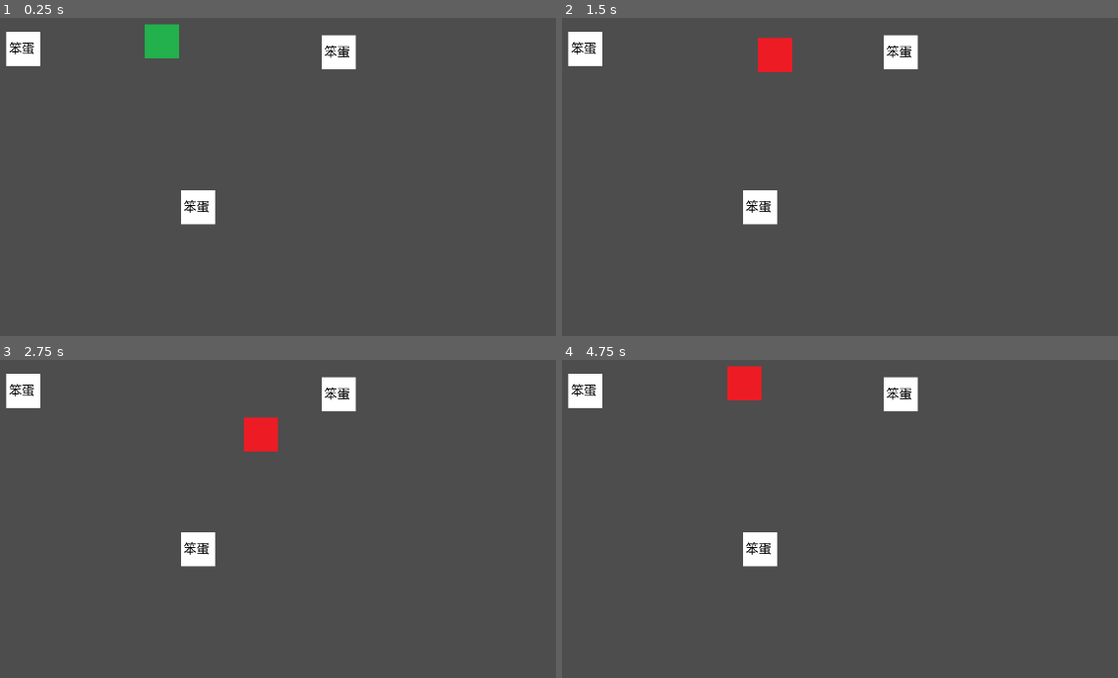
Above: before the commit, frames 1-4 (two rows, left to right).
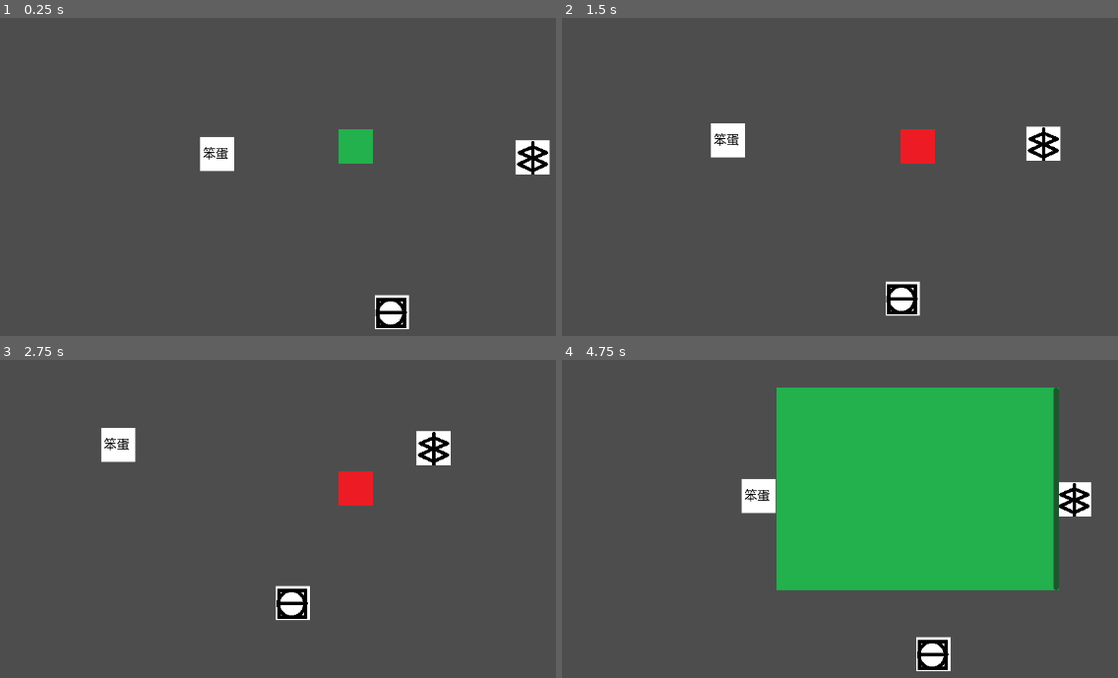
Above: after the commit, the same moments.

Repository: zelcamn/TheGame
Game: Godot game, scene res://gameFiles/scenes/dev_scene.tscn
The game is run twice, just before and just after one commit, with the same random seed, the same clock (stepped at 60 frames per second) and the same inputs.
Inputs (mouse positions are in pixels of both pictures, inside the frame that each line leads up to):
- Up to frame 1 (0.25 s): no input
- Up to frame 2 (1.5 s): tap Enter at 0.5 s; move the mouse to (1090, 122) at 0.52 s; hold Right (moveRight) 0.53-1.28 s; hold O (deleteItem, bound only after the commit) 0.53-1.28 s; tap E (interaction) at 0.6 s; move the mouse to (762, 167) at 1.27 s; hold Down (moveDown) from 1.28 s (still down); tap O (deleteItem, bound only after the commit) at 1.35 s
- Up to frame 3 (2.75 s): tap E (interaction) at 1.55, 2.1 s; move the mouse to (433, 391) at 2.02 s; release Down (moveDown) at 2.03 s; hold Right (moveRight) from 2.03 s (still down); hold O (deleteItem, bound only after the commit) from 2.03 s (still down)
- Up to frame 4 (4.75 s): move the mouse to (878, 576) at 2.77 s; release Right (moveRight) at 2.78 s; release O (deleteItem, bound only after the commit) at 2.78 s; hold Up (moveUp) 2.78-3.53 s; tap O (deleteItem, bound only after the commit) at 2.85, 4.35 s; tap E (interaction) at 3.05, 3.6, 4.55 s; move the mouse to (outside the picture) at 3.52 s; hold O (deleteItem, bound only after the commit) 3.53-4.28 s; hold Left (moveLeft) from 3.53 s (still down); tap Tab (openInventory, bound only after the commit) at 4.15 s; move the mouse to (684, 423) at 4.27 s

The runs differ from the first frame. In frame 1, 5.2% of the frame differs, in the area x 1-99%, y 1-98%; in frame 2, 5.3%; in frame 3, 5.2%; in frame 4, 36%, in the area x 1-96%, y 1-98%.

Commit message:
#15 Создать пользовательский интерфейс инвентаря игрока

Diff:
--- a/gameFiles/globals/event_bus.gd
+++ b/gameFiles/globals/event_bus.gd
@@ -2,3 +2,6 @@
 
 signal body_entered(body: Callable)
 signal item_pick(res: Resource)
+
+signal item_delete(index: int)
+signal item_add(res: Resource)
--- /dev/null
+++ b/gameFiles/inventory/inventory_UI.gd
@@ -0,0 +1,35 @@
+extends Control
+
+@export var item_UI_scene: PackedScene
+var is_open = false
+var count = 0
+
+func _ready():
+	EventBus.connect("item_delete", item_delete)
+
+	close()
+
+func _process(delta):
+	if Input.is_action_just_pressed("openInventory"):
+		if !is_open:
+			open()
+		else:
+			close()
+
+func close():
+	visible = false
+	is_open = false
+
+func open():
+	visible = true
+	is_open = true
+
+func add_item_UI(res: Resource):
+	var newItem = item_UI_scene.instantiate()
+	newItem.resource = res
+	newItem.id = count
+	$NinePatchRect/ScrollContainer/GridContainer.add_child(newItem)
+	count += 1
+
+func item_delete(index):
+	count -= 1
--- /dev/null
+++ b/gameFiles/inventory/inventory_UI.tscn
@@ -0,0 +1,47 @@
+[gd_scene load_steps=4 format=3 uid="uid://cpl7grpuid6sp"]
+
+[ext_resource type="Script" path="res://gameFiles/inventory/inventory_UI.gd" id="1_tfyx5"]
+[ext_resource type="Texture2D" uid="uid://cnu5xd4xao0j6" path="res://res/sprites/player/stop.png" id="2_mqe0x"]
+[ext_resource type="PackedScene" uid="uid://diewxfpwnuyaq" path="res://gameFiles/inventory/item_ui.tscn" id="3_nuxkr"]
+
+[node name="inventory_UI" type="Control"]
+layout_mode = 3
+anchors_preset = 8
+anchor_left = 0.5
+anchor_top = 0.5
+anchor_right = 0.5
+anchor_bottom = 0.5
+grow_horizontal = 2
+grow_vertical = 2
+script = ExtResource("1_tfyx5")
+item_UI_scene = ExtResource("3_nuxkr")
+
+[node name="NinePatchRect" type="NinePatchRect" parent="."]
+layout_mode = 1
+anchors_preset = 8
+anchor_left = 0.5
+anchor_top = 0.5
+anchor_right = 0.5
+anchor_bottom = 0.5
+offset_left = -207.0
+offset_top = -148.5
+offset_right = 207.0
+offset_bottom = 148.5
+grow_horizontal = 2
+grow_vertical = 2
+texture = ExtResource("2_mqe0x")
+
+[node name="ScrollContainer" type="ScrollContainer" parent="NinePatchRect"]
+layout_mode = 1
+anchors_preset = 15
+anchor_right = 1.0
+anchor_bottom = 1.0
+grow_horizontal = 2
+grow_vertical = 2
+vertical_scroll_mode = 2
+
+[node name="GridContainer" type="GridContainer" parent="NinePatchRect/ScrollContainer"]
+layout_mode = 2
+size_flags_horizontal = 3
+size_flags_vertical = 3
+columns = 4
--- /dev/null
+++ b/gameFiles/inventory/item_ui.gd
@@ -0,0 +1,27 @@
+extends Control
+
+@export var resource: Item
+
+var isActive = false
+var id: int
+
+func _ready():
+	$ColorRect/ItemTexture.texture = resource.texture
+
+
+# Called every frame. 'delta' is the elapsed time since the previous frame.
+func _process(delta):
+	if isActive and Input.is_action_pressed("deleteItem"):
+		EventBus.emit_signal("item_delete", id)
+		queue_free()
+
+
+
+
+
+func _on_color_rect_mouse_entered():
+	isActive = true
+
+
+func _on_color_rect_mouse_exited():
+	isActive = false
--- /dev/null
+++ b/gameFiles/inventory/item_ui.tscn
@@ -0,0 +1,48 @@
+[gd_scene load_steps=2 format=3 uid="uid://diewxfpwnuyaq"]
+
+[ext_resource type="Script" path="res://gameFiles/inventory/item_ui.gd" id="1_n7vjc"]
+
+[node name="Control" type="Control"]
+custom_minimum_size = Vector2(64, 64)
+layout_mode = 3
+anchors_preset = 0
+offset_right = 64.0
+offset_bottom = 64.0
+size_flags_horizontal = 3
+size_flags_vertical = 3
+script = ExtResource("1_n7vjc")
+
+[node name="ColorRect" type="ColorRect" parent="."]
+layout_mode = 1
+anchors_preset = 8
+anchor_left = 0.5
+anchor_top = 0.5
+anchor_right = 0.5
+anchor_bottom = 0.5
+offset_left = -32.0
+offset_top = -32.0
+offset_right = 32.0
+offset_bottom = 32.0
+grow_horizontal = 2
+grow_vertical = 2
+color = Color(1, 0, 0, 1)
+metadata/_edit_use_anchors_ = true
+
+[node name="ItemTexture" type="TextureRect" parent="ColorRect"]
+layout_mode = 1
+anchors_preset = 8
+anchor_left = 0.5
+anchor_top = 0.5
+anchor_right = 0.5
+anchor_bottom = 0.5
+offset_left = -25.0
+offset_top = -25.0
+offset_right = 25.0
+offset_bottom = 25.0
+grow_horizontal = 2
+grow_vertical = 2
+
+[connection signal="mouse_entered" from="." to="." method="_on_mouse_entered"]
+[connection signal="mouse_exited" from="." to="." method="_on_mouse_exited"]
+[connection signal="mouse_entered" from="ColorRect" to="." method="_on_color_rect_mouse_entered"]
+[connection signal="mouse_exited" from="ColorRect" to="." method="_on_color_rect_mouse_exited"]
--- a/gameFiles/scripts/customResources/item.gd
+++ b/gameFiles/inventory/items/baseResources/item.gd
@@ -2,6 +2,7 @@
 class_name Item
 
 @export var name: String
+@export var texture: Texture
 
 func interact(body: Object):
 	pass
--- a/gameFiles/scenes/scripts/PlayerController.gd
+++ b/gameFiles/player/PlayerController.gd
@@ -3,12 +3,17 @@
 var speed = GlobalInfo.playerSpeed
 var screenSize
 var health = Health.new()
+var inventory = Inventory.new()
 # Called when the node enters the scene tree for the first time.
 func _ready():
+	EventBus.connect("item_pick", add_item)
+	EventBus.connect("item_delete", item_delete)
+
 	screenSize = get_viewport_rect().size
 
 	health.maxHealth = GlobalInfo.playerHealth
 	health.health = GlobalInfo.playerHealth
+
 
 
 # Called every frame. 'delta' is the elapsed time since the previous frame.
@@ -33,3 +38,20 @@
 
 	position += velocity * delta
 	#position = position.clamp(Vector2.ZERO, screenSize)
+
+func add_item(item):
+	inventory.append(item)
+	$inventory_UI.add_item_UI(item)
+	print(inventory.items)
+
+func item_delete(index):
+	inventory.pop(index)
+
+func _on_body_entered(body):
+	if body.has_method("is_active"):
+		body.call("is_active")
+
+
+func _on_body_exited(body):
+	if body.has_method("is_active"):
+		body.call("is_active")
--- a/gameFiles/scenes/player.tscn
+++ b/gameFiles/player/player.tscn
@@ -1,9 +1,9 @@
 [gd_scene load_steps=9 format=3 uid="uid://br0mek24tjxjd"]
 
-[ext_resource type="Script" path="res://gameFiles/scenes/scripts/PlayerController.gd" id="1_rd8md"]
-[ext_resource type="Script" path="res://gameFiles/scenes/scripts/player.gd" id="1_wy2c8"]
+[ext_resource type="Script" path="res://gameFiles/player/PlayerController.gd" id="1_rd8md"]
 [ext_resource type="Texture2D" uid="uid://cnu5xd4xao0j6" path="res://res/sprites/player/stop.png" id="2_dcasc"]
 [ext_resource type="Texture2D" uid="uid://dkn3j0ayhrobw" path="res://res/sprites/player/walk.png" id="3_8tsmi"]
+[ext_resource type="PackedScene" uid="uid://cpl7grpuid6sp" path="res://gameFiles/inventory/inventory_UI.tscn" id="5_pgo2r"]
 
 [sub_resource type="SpriteFrames" id="SpriteFrames_811fi"]
 animations = [{
@@ -46,27 +46,27 @@
 [sub_resource type="CircleShape2D" id="CircleShape2D_4w2lg"]
 radius = 38.3275
 
-[node name="Player" type="Node2D"]
-script = ExtResource("1_wy2c8")
-metadata/_edit_group_ = true
-
-[node name="Area2D" type="Area2D" parent="."]
+[node name="Area2D" type="Area2D"]
 script = ExtResource("1_rd8md")
 
-[node name="PlayerSprite" type="AnimatedSprite2D" parent="Area2D"]
+[node name="PlayerSprite" type="AnimatedSprite2D" parent="."]
 sprite_frames = SubResource("SpriteFrames_811fi")
 animation = &"stop"
 
-[node name="Collision" type="CollisionShape2D" parent="Area2D"]
+[node name="Collision" type="CollisionShape2D" parent="."]
 scale = Vector2(2.5, 2.5)
 shape = SubResource("RectangleShape2D_jm14j")
 
-[node name="EntityCollision" type="Area2D" parent="Area2D"]
+[node name="EntityCollision" type="Area2D" parent="."]
 collision_mask = 2
 script = SubResource("GDScript_rjaet")
 
-[node name="CollisionShape2D" type="CollisionShape2D" parent="Area2D/EntityCollision"]
+[node name="CollisionShape2D" type="CollisionShape2D" parent="EntityCollision"]
 shape = SubResource("CircleShape2D_4w2lg")
 
-[connection signal="body_entered" from="Area2D/EntityCollision" to="." method="_on_entity_collision_body_entered"]
-[connection signal="body_exited" from="Area2D/EntityCollision" to="." method="_on_entity_collision_body_exited"]
+[node name="inventory_UI" parent="." instance=ExtResource("5_pgo2r")]
+
+[node name="Camera2D" type="Camera2D" parent="."]
+
+[connection signal="body_entered" from="." to="." method="_on_body_entered"]
+[connection signal="body_exited" from="." to="." method="_on_body_exited"]
--- a/gameFiles/resources/test_cons.tres
+++ b/gameFiles/resources/test_cons.tres
@@ -1,7 +1,9 @@
-[gd_resource type="Resource" script_class="baseEffect" load_steps=2 format=3 uid="uid://df04j436nhyp1"]
+[gd_resource type="Resource" script_class="baseEffect" load_steps=3 format=3 uid="uid://df04j436nhyp1"]
 
-[ext_resource type="Script" path="res://gameFiles/scripts/customResources/consumablesEffects/base_effect.gd" id="1_7ibgn"]
+[ext_resource type="Script" path="res://gameFiles/inventory/items/customResources/consumablesEffects/base_effect.gd" id="1_7ibgn"]
+[ext_resource type="Texture2D" uid="uid://c1dg7ls1nqrog" path="res://res/sprites/objects/placeHolder.png" id="2_fdt0e"]
 
 [resource]
 script = ExtResource("1_7ibgn")
 name = "test1"
+texture = ExtResource("2_fdt0e")
--- a/gameFiles/resources/test_cons2.tres
+++ b/gameFiles/resources/test_cons2.tres
@@ -1,7 +1,9 @@
-[gd_resource type="Resource" script_class="Consumable" load_steps=2 format=3 uid="uid://di2s5e4u4wb87"]
+[gd_resource type="Resource" script_class="Consumable" load_steps=3 format=3 uid="uid://di2s5e4u4wb87"]
 
-[ext_resource type="Script" path="res://gameFiles/scripts/customResources/consumable.gd" id="1_fxjiu"]
+[ext_resource type="Script" path="res://gameFiles/inventory/items/baseResources/consumable.gd" id="1_fxjiu"]
+[ext_resource type="Texture2D" uid="uid://be1n62riqnpq2" path="res://res/sprites/objects/placeHolder2.png" id="2_horyk"]
 
 [resource]
 script = ExtResource("1_fxjiu")
 name = "test2"
+texture = ExtResource("2_horyk")
--- a/gameFiles/resources/test_weapon.tres
+++ b/gameFiles/resources/test_weapon.tres
@@ -1,8 +1,10 @@
-[gd_resource type="Resource" script_class="Weapon" load_steps=2 format=3 uid="uid://d3c7iyjfbroyi"]
+[gd_resource type="Resource" script_class="Weapon" load_steps=3 format=3 uid="uid://d3c7iyjfbroyi"]
 
-[ext_resource type="Script" path="res://gameFiles/scripts/customResources/weapon.gd" id="1_k5jbg"]
+[ext_resource type="Script" path="res://gameFiles/inventory/items/baseResources/weapon.gd" id="1_k5jbg"]
+[ext_resource type="Texture2D" uid="uid://c6r4moafqedu1" path="res://res/sprites/objects/placeHolder3.png" id="2_ifepx"]
 
 [resource]
 script = ExtResource("1_k5jbg")
 damage = 10
 name = "test_weapon"
+texture = ExtResource("2_ifepx")
--- a/gameFiles/scenes/dev_scene.tscn
+++ b/gameFiles/scenes/dev_scene.tscn
@@ -1,14 +1,11 @@
 [gd_scene load_steps=5 format=3 uid="uid://dhgj4dpn7bvug"]
 
-[ext_resource type="PackedScene" uid="uid://br0mek24tjxjd" path="res://gameFiles/scenes/player.tscn" id="1_cbxf1"]
+[ext_resource type="PackedScene" uid="uid://br0mek24tjxjd" path="res://gameFiles/player/player.tscn" id="1_cbxf1"]
 [ext_resource type="PackedScene" uid="uid://1r63h0pkciim" path="res://gameFiles/scenes/base_entity.tscn" id="2_yga1o"]
 [ext_resource type="Resource" uid="uid://di2s5e4u4wb87" path="res://gameFiles/resources/test_cons2.tres" id="3_n7ur3"]
 [ext_resource type="Resource" uid="uid://d3c7iyjfbroyi" path="res://gameFiles/resources/test_weapon.tres" id="3_wga27"]
 
 [node name="DevScene" type="Node2D"]
-
-[node name="Player" parent="." instance=ExtResource("1_cbxf1")]
-position = Vector2(292, 170)
 
 [node name="base_entity" parent="." instance=ExtResource("2_yga1o")]
 position = Vector2(89, 181)
@@ -20,3 +17,6 @@
 [node name="base_entity3" parent="." instance=ExtResource("2_yga1o")]
 position = Vector2(345, 413)
 resource = ExtResource("3_wga27")
+
+[node name="Player" parent="." instance=ExtResource("1_cbxf1")]
+position = Vector2(292, 170)
--- a/gameFiles/scenes/scripts/base_entity.gd
+++ b/gameFiles/scenes/scripts/base_entity.gd
@@ -1,8 +1,11 @@
 extends StaticBody2D
 
-@export var resource: Resource
+@export var resource: Item
 
 var isActive = false
+
+func _ready():
+	$Sprite.texture = resource.texture
 
 func is_active():
 	isActive = !isActive
@@ -11,6 +14,7 @@
 	if isActive and Input.is_action_just_pressed("interaction"):
 		if resource.has_method("interact"):
 			pick_up()
+			self.queue_free()
 
 func pick_up():
 	EventBus.emit_signal("item_pick", resource)
--- a/gameFiles/scenes/scripts/player.gd
+++ /dev/null
@@ -1,25 +0,0 @@
-extends Node2D
-
-var health = Health.new()
-var inventory = Inventory.new()
-
-func _ready():
-	EventBus.connect("item_pick", add_item)
-
-	health.maxHealth = GlobalInfo.playerHealth
-	health.health = GlobalInfo.playerHealth
-
-func _on_entity_collision_body_entered(body):
-	if body.has_method("is_active"):
-		body.call("is_active")
-	#EventBus.emit_signal("body_entered", body)
-
-
-func _on_entity_collision_body_exited(body):
-	if body.has_method("is_active"):
-		body.call("is_active")
-	#EventBus.emit_signal("body_entered")
-
-func add_item(item):
-	inventory.append(item)
-	print(inventory.items[-1])
--- a/project.godot
+++ b/project.godot
@@ -51,6 +51,16 @@
 "events": [Object(InputEventKey,"resource_local_to_scene":false,"resource_name":"","device":0,"window_id":0,"alt_pressed":false,"shift_pressed":false,"ctrl_pressed":false,"meta_pressed":false,"pressed":false,"keycode":0,"physical_keycode":69,"key_label":0,"unicode":0,"echo":false,"script":null)
 ]
 }
+openInventory={
+"deadzone": 0.5,
+"events": [Object(InputEventKey,"resource_local_to_scene":false,"resource_name":"","device":-1,"window_id":0,"alt_pressed":false,"shift_pressed":false,"ctrl_pressed":false,"meta_pressed":false,"pressed":false,"keycode":0,"physical_keycode":4194306,"key_label":0,"unicode":0,"echo":false,"script":null)
+]
+}
+deleteItem={
+"deadzone": 0.5,
+"events": [Object(InputEventKey,"resource_local_to_scene":false,"resource_name":"","device":-1,"window_id":0,"alt_pressed":false,"shift_pressed":false,"ctrl_pressed":false,"meta_pressed":false,"pressed":false,"keycode":0,"physical_keycode":79,"key_label":0,"unicode":111,"echo":false,"script":null)
+]
+}
 
 [rendering]
 
Renamed: gameFiles/scripts/inventory.gd -> gameFiles/inventory/inventory.gd
Renamed: gameFiles/scripts/customResources/consumable.gd -> gameFiles/inventory/items/baseResources/consumable.gd
Renamed: gameFiles/scripts/customResources/weapon.gd -> gameFiles/inventory/items/baseResources/weapon.gd
Renamed: gameFiles/scripts/customResources/consumablesEffects/base_effect.gd -> gameFiles/inventory/items/customResources/consumablesEffects/base_effect.gd
Empty file added: gameFiles/player/player.gd
Binary file added: res/sprites/objects/placeHolder2.png
Not shown, added: res/sprites/objects/placeHolder2.png.import
Binary file added: res/sprites/objects/placeHolder3.png
Not shown, added: res/sprites/objects/placeHolder3.png.import
